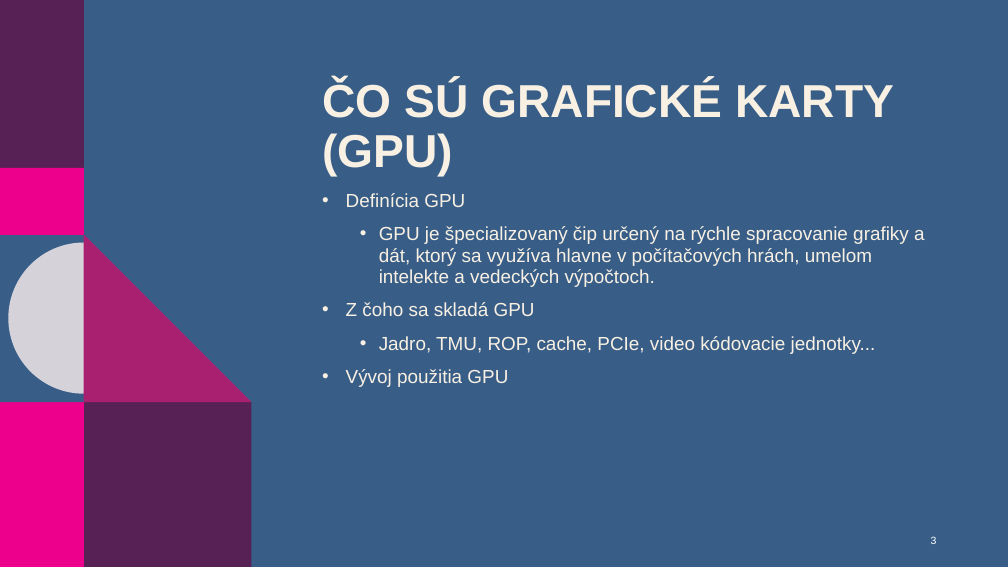
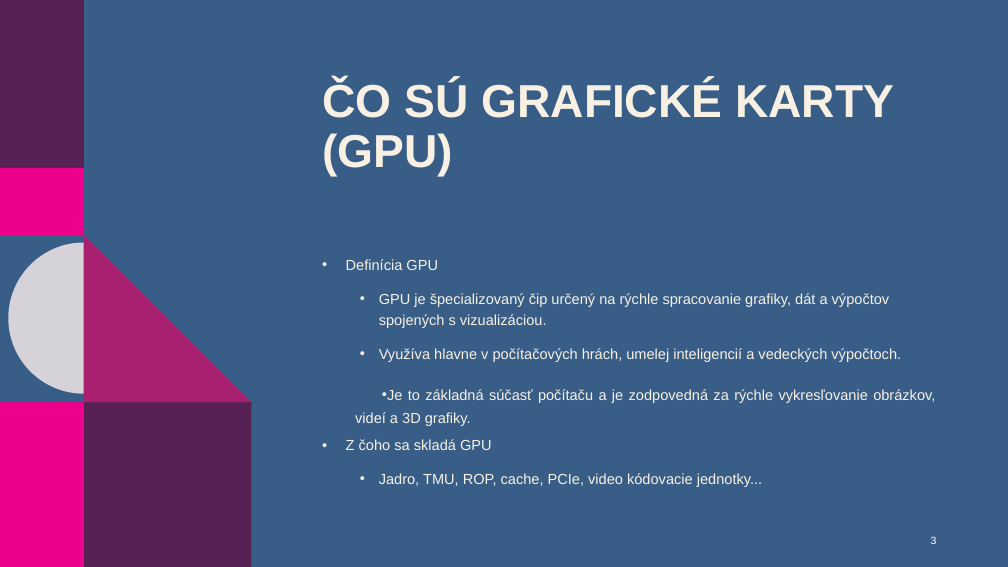
Before and after one commit to JetamAdzak/Rocnikova-praca, a slide deck: slide 3 of ROCNIKOVA_GPU_PREZ.pptx. Drawn at 1008x567 pixels with LibreOffice and Linux fonts; fonts in the diff are those of the drawing; background and template pictures are left out. Boxes give left, top, right and bottom in pixels: in the first picture for what was removed or moved away, otherwise in the second. Text is boxed around its words. In the diff, an @@ line names an element or a change of style, - is before the commit and + after.

```diff
--- a/ROCNIKOVA_GPU_PREZ.pptx
+++ b/ROCNIKOVA_GPU_PREZ.pptx
@@ text "Definícia GPU": place and size @@
-text "Definícia GPU" at (346, 193, 925, 387)
+text "Definícia GPU" at (346, 259, 935, 487)
@@ text at (346, 259, 762, 487): size 18 to 13.9 pt in "Definícia GPU", "Z čoho sa skladá GPU", "Jadro, TMU, ROP, cache, PCIe, video kódovacie ..." @@
@@ text at (355, 293, 935, 426): text changed; size 18 to 13.9 pt @@
-  • GPU je špecializovaný čip určený na rýchle spracovanie grafiky a dát, ktorý sa využíva hlavne v počítačových hrách, umelom intelekte a vedeckých výpočtoch.
+  • GPU je špecializovaný čip určený na rýchle spracovanie grafiky, dát a výpočtov spojených s vizualizáciou.
+  • Využíva hlavne v počítačových hrách, umelej inteligencií a vedeckých výpočtoch.
+  • Je to základná súčasť počítaču a je zodpovedná za rýchle vykresľovanie obrázkov, videí a 3D grafiky.
@@ text at (346, 369, 508, 387): paragraph removed @@
-• Vývoj použitia GPU
```
Also in this commit, not shown: 4 other slides changed, 1 slide added, 2 slides removed, 1 other file.
